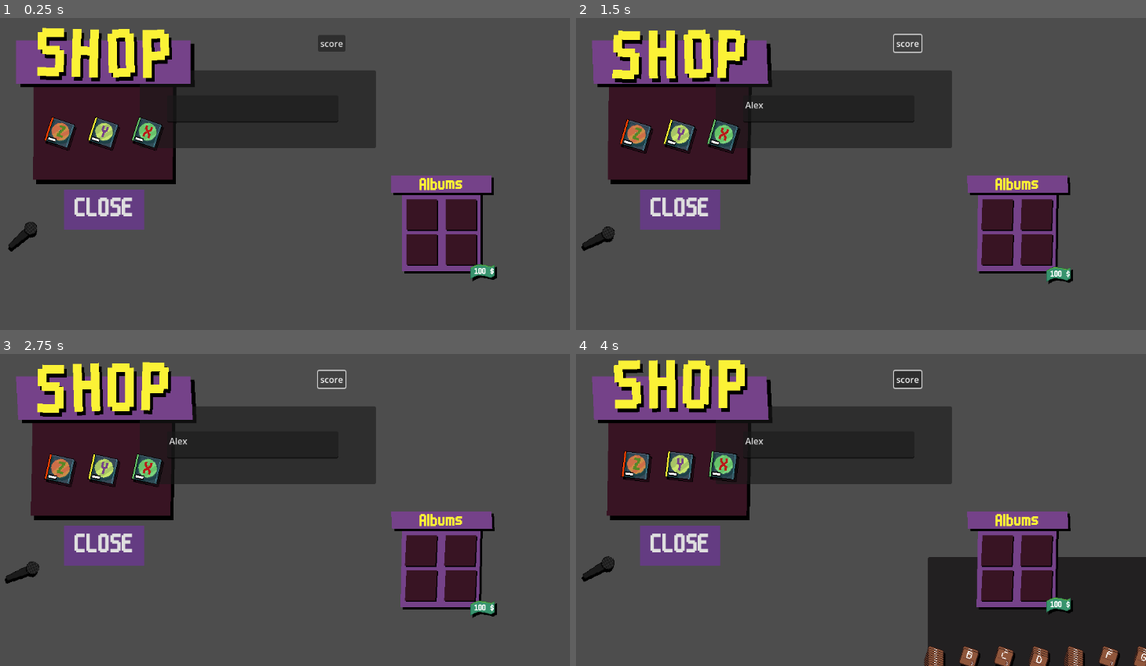
Above: before the commit, frames 1-4 (two rows, left to right).
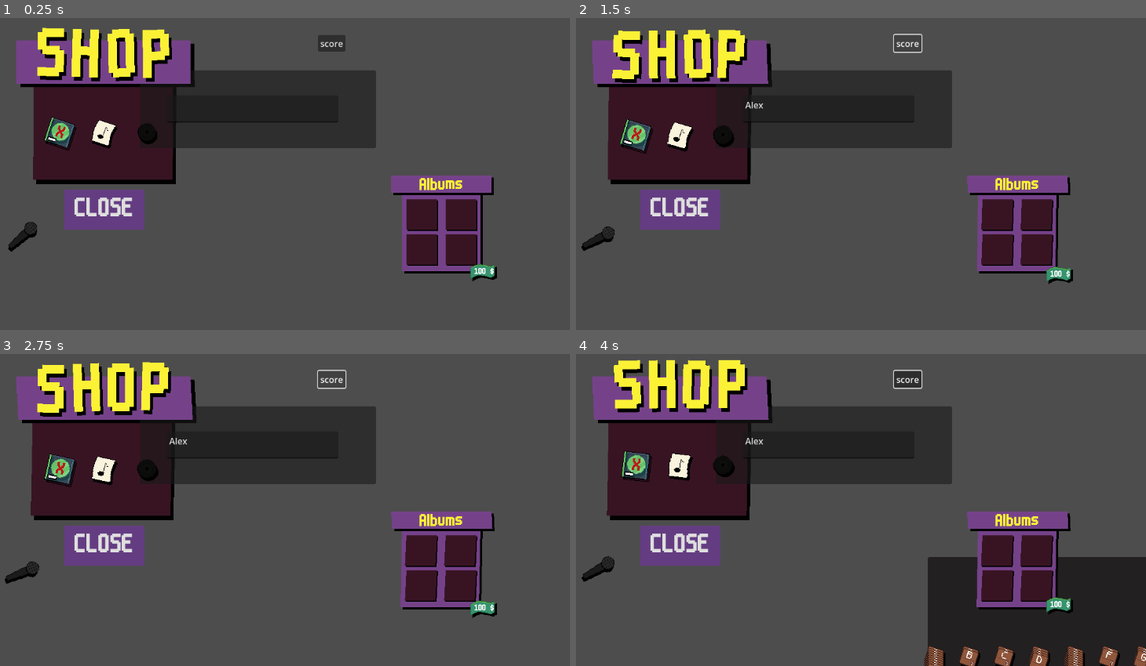
Above: after the commit, the same moments.

Repository: LiranDat/Spitandspell
Game: Godot game, scene res://scoring_test.tscn
Two runs of this game, one before a commit and one after it. Both use one fixed random seed, a clock stepped at 60 frames per second and the inputs below. This scene is started directly instead of the project's main scene.
Inputs (mouse positions are in pixels of both pictures, inside the frame that each line leads up to):
- Up to frame 1 (0.25 s): no input
- Up to frame 2 (1.5 s): click (826, 108) at 0.52 s; type "Alex" at 0.6 s; click "score" at 1.25 s
- Up to frame 3 (2.75 s): click "score" at 2 s
- Up to frame 4 (4 s): click "score" at 2.75 s; move the mouse to (598, 569) at 3.52 s; click (598, 569) at 3.67 s

The runs differ from the first frame. In frame 1, 0.9% of the frame differs, in the area x 7-29%, y 31-43%; in frame 2, 1.0%, in the area x 7-29%, y 32-44%; in frame 3, 1.0%; in frame 4, 1.0%.

Commit message:
Fix index

Diff:
--- a/globals.gd
+++ b/globals.gd
@@ -1,3 +1,3 @@
 class_name Globals extends Node
 
-static var ALBUMCOUNT = 11
+static var ALBUMCOUNT = 10
